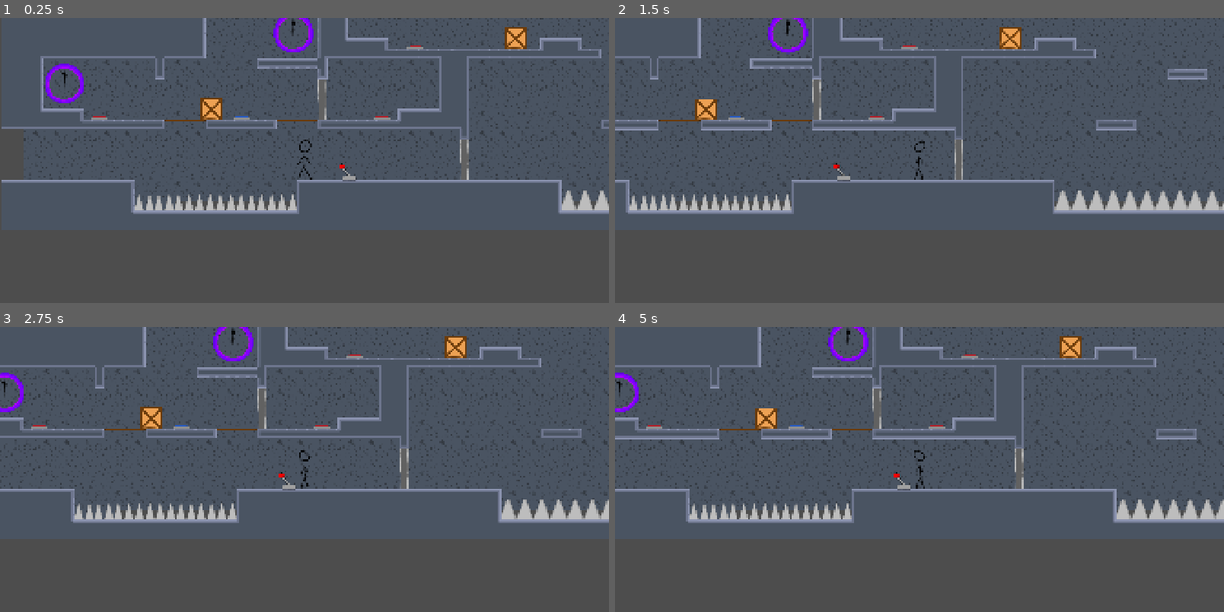
Above: before the commit, frames 1-4 (two rows, left to right).
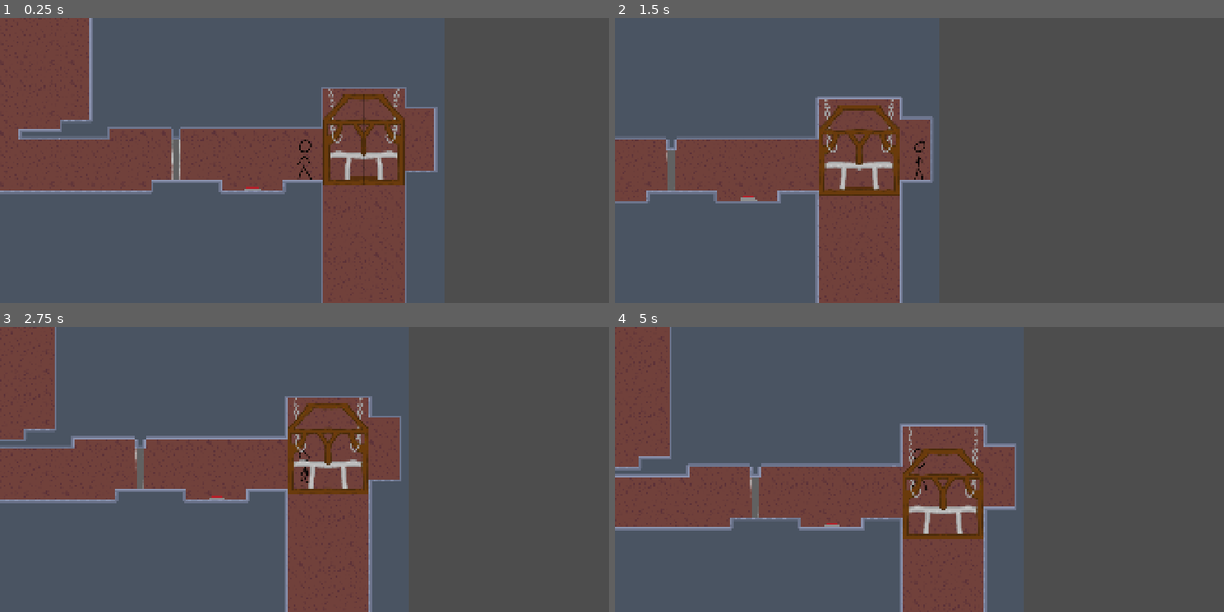
Above: after the commit, the same moments.

Repository: Crimbane/puzzle-platformer
Game: Godot game, scene res://Scenes/main.tscn
Two runs of this game, one before a commit and one after it. Both use one fixed random seed, a clock stepped at 60 frames per second and the inputs below.
Inputs:
- Up to frame 1 (0.25 s): no input
- Up to frame 2 (1.5 s): hold D (Move Right) from 0.53 s (still down); tap C (Crouch) at 0.6, 1.35 s; tap Space (Jump) at 0.77 s
- Up to frame 3 (2.75 s): tap Space (Jump) at 1.52 s; release D (Move Right) at 2.03 s; hold A (Move Left) from 2.03 s (still down); tap C (Crouch) at 2.1 s
- Up to frame 4 (5 s): release A (Move Left) at 2.78 s; hold D (Move Right) 2.78-4.28 s; tap C (Crouch) at 2.85, 3.6, 4.35 s; tap Space (Jump) at 3.02, 3.77, 4.52 s; hold A (Move Left) from 4.28 s (still down)

The runs differ from the first frame. In frame 1, 34% of the frame differs, in the area x 0-100%, y 0-100%; in frame 2, 25%; in frame 3, 31%; in frame 4, 30%.

Commit message:
Elevator moves on command
Changed elevator to only move when the player steps on the button.

Diff:
--- a/Scenes/elevator.tscn
+++ b/Scenes/elevator.tscn
@@ -2,12 +2,13 @@
 
 [ext_resource type="Texture2D" uid="uid://bshailmy3f5x3" path="res://Assets/Art/Elevator with chains.png" id="1_7i85y"]
 [ext_resource type="Texture2D" uid="uid://dj6tp0ooj3vrd" path="res://Assets/Art/Elevator chains.png" id="2_jd6vs"]
+[ext_resource type="Texture2D" uid="uid://o3feb1jrhkky" path="res://Assets/Art/Tiles/32x32 Ground middle tile.png" id="3_jd6vs"]
 
 [sub_resource type="RectangleShape2D" id="RectangleShape2D_fjc7g"]
 size = Vector2(256, 16)
 
 [sub_resource type="RectangleShape2D" id="RectangleShape2D_t1yug"]
-size = Vector2(105, 32)
+size = Vector2(105, 13)
 
 [node name="Elevator" type="AnimatableBody2D" unique_id=1932293866]
 
@@ -25,7 +26,14 @@
 one_way_collision_margin = 20.0
 
 [node name="Area2D" type="Area2D" parent="." unique_id=1915217049]
+collision_layer = 4
 
 [node name="ActivateCollision" type="CollisionShape2D" parent="Area2D" unique_id=1267462662]
-position = Vector2(0, 110)
+position = Vector2(0, 120.88)
 shape = SubResource("RectangleShape2D_t1yug")
+
+[node name="Sprite2D" type="Sprite2D" parent="Area2D" unique_id=1920904192]
+z_index = -1
+position = Vector2(0, 120.67)
+scale = Vector2(3.265, 0.385)
+texture = ExtResource("3_jd6vs")
--- a/Scenes/main.tscn
+++ b/Scenes/main.tscn
@@ -63,7 +63,7 @@
 position = Vector2(3472, 2560)
 
 [node name="Door3" parent="Doors" unique_id=996733788 instance=ExtResource("7_344ge")]
-position = Vector2(2256, 2144)
+position = Vector2(2256, 1760)
 inverted = true
 
 [node name="Door4" parent="Doors" unique_id=105503992 instance=ExtResource("7_344ge")]
@@ -73,7 +73,7 @@
 position = Vector2(1808, 2368)
 
 [node name="Door6" parent="Doors" unique_id=2137757128 instance=ExtResource("7_344ge")]
-position = Vector2(1296, 2368)
+position = Vector2(1296, 1984)
 inverted = true
 
 [node name="Door7" parent="Doors" unique_id=380843093 instance=ExtResource("7_344ge")]
@@ -209,7 +209,7 @@
 text = "Secret text"
 
 [node name="Player" parent="." unique_id=1687183133 instance=ExtResource("2_8gbba")]
-position = Vector2(1752, 2549)
+position = Vector2(4165, 584)
 
 [node name="Level design ref" type="Sprite2D" parent="." unique_id=1381956689]
 visible = false
--- a/Scripts/elevator.gd
+++ b/Scripts/elevator.gd
@@ -2,10 +2,39 @@
 
 @onready var startPositionY = position.y
 @onready var endPositionY = position.y-1985
+var currentPosition
+var tween: Tween
+@export var invertedStartPosition = true # starts at top instead of bottom
 
 func _ready() -> void:
-	var tween = create_tween().set_loops().set_trans(Tween.TRANS_SINE).set_process_mode(Tween.TWEEN_PROCESS_PHYSICS)
-	tween.tween_interval(2)
-	tween.tween_property(self, "position:y", endPositionY, 5)
-	tween.tween_interval(2)
-	tween.tween_property(self, "position:y", startPositionY, 5)
+	$Area2D.body_entered.connect(callElevator)
+	currentPosition = startPositionY
+	if invertedStartPosition == true:
+		tween = create_tween()
+		tween.tween_property(self, "position:y", endPositionY, 0.1)
+
+		currentPosition = endPositionY
+
+func moveElevator() -> void:
+	if tween and tween.is_running():
+		return
+
+	if currentPosition == startPositionY:
+		tween = create_tween().set_trans(Tween.TRANS_SINE).set_process_mode(Tween.TWEEN_PROCESS_PHYSICS)
+		tween.tween_callback($Area2D/Sprite2D.hide)
+		tween.tween_interval(2)
+		tween.tween_property(self, "position:y", endPositionY, 5)
+		tween.tween_callback($Area2D/Sprite2D.show)
+		currentPosition = endPositionY
+
+	elif currentPosition == endPositionY:
+		tween = create_tween().set_trans(Tween.TRANS_SINE).set_process_mode(Tween.TWEEN_PROCESS_PHYSICS)
+		tween.tween_callback($Area2D/Sprite2D.hide)
+		tween.tween_interval(2)
+		tween.tween_property(self, "position:y", startPositionY, 5)
+		tween.tween_callback($Area2D/Sprite2D.show)
+		currentPosition = startPositionY
+
+func callElevator(body: Node2D) -> void:
+	if body.name == "Player":
+		moveElevator()
--- a/Scripts/player.gd
+++ b/Scripts/player.gd
@@ -23,7 +23,7 @@
 
 func _ready() -> void:
 	initialPosition = global_position
-	#hit.connect(_on_hit)
+	#hit.connect(_on_hit) # connected in editor
 	keyPickup.connect(onKeyPickup)
 	keyUsed.connect(onKeyUsed)
 	teleport.connect(onTeleport)
Not shown, changed: Todo.txt
